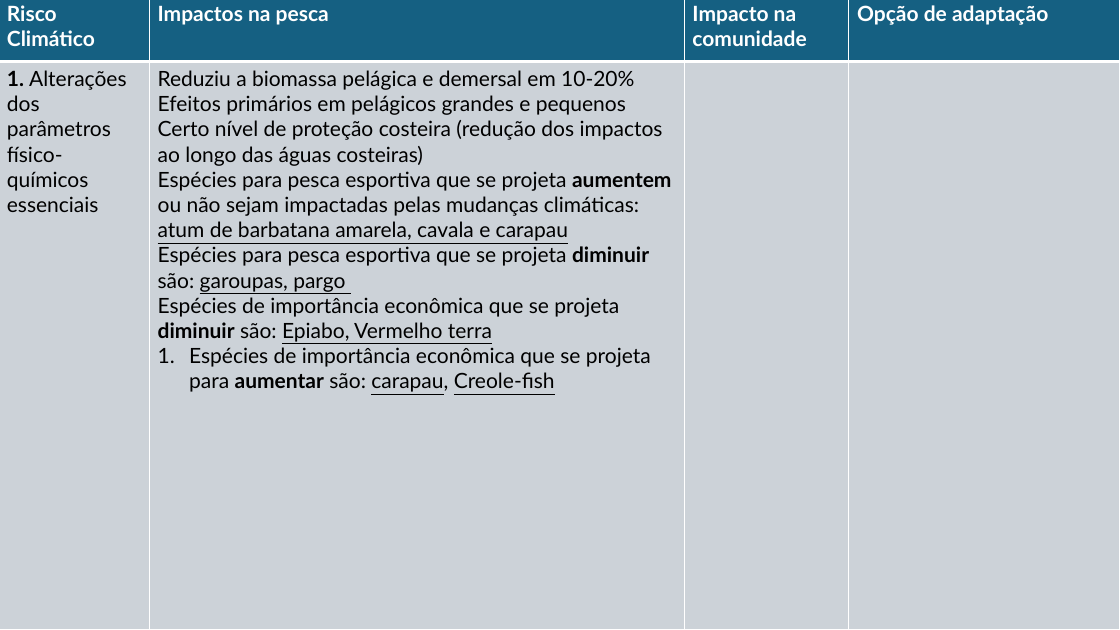
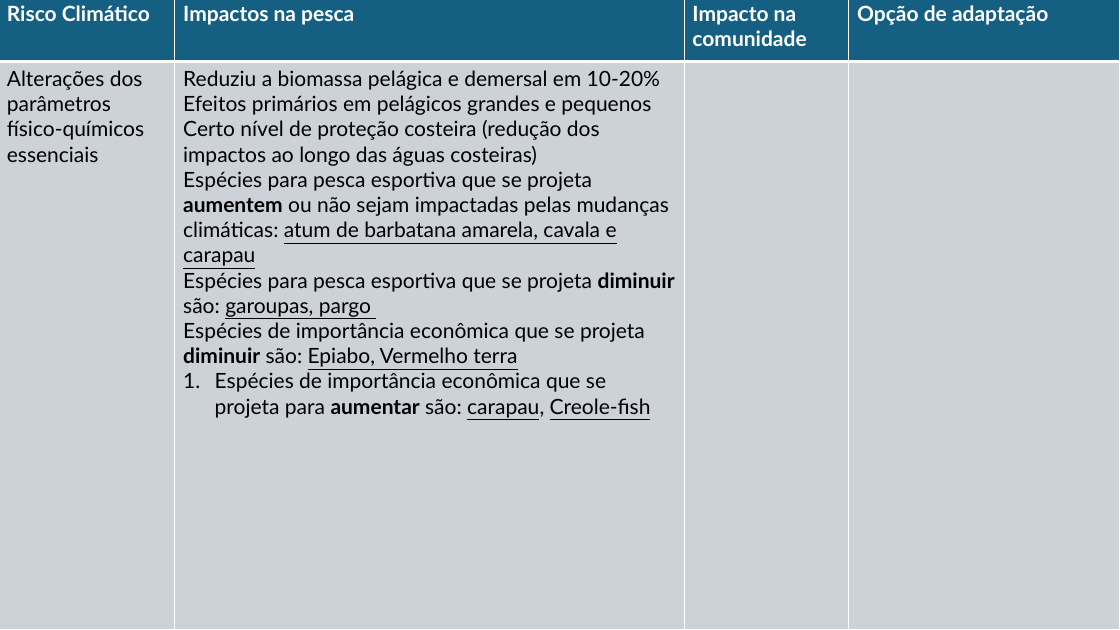
Before and after one commit to Risk-Team/trainings, a slide deck: slide 3 of STP/presentations/Session_3/Impacts and Adaptationoptions.pptx (slide 2 before the commit). Drawn at 1120x630 pixels with LibreOffice and Linux fonts; fonts in the diff are those of the drawing. Boxes give left, top, right and bottom in pixels: in the first picture for what was removed or moved away, otherwise in the second. Text is boxed around its words. In the diff, an @@ line names an element or a change of style, - is before the commit and + after.

```diff
--- a/STP/presentations/Session_3/Impacts and Adaptationoptions.pptx
+++ b/STP/presentations/Session_3/Impacts and Adaptationoptions.pptx
@@ table at (0,0,1120,630) @@
-row 2, column 1: 1. Alterações dos parâmetros físico-químicos essenciais
+row 2, column 1: Alterações dos parâmetros físico-químicos essenciais
```
Also in this commit, not shown: 1 slide added.
